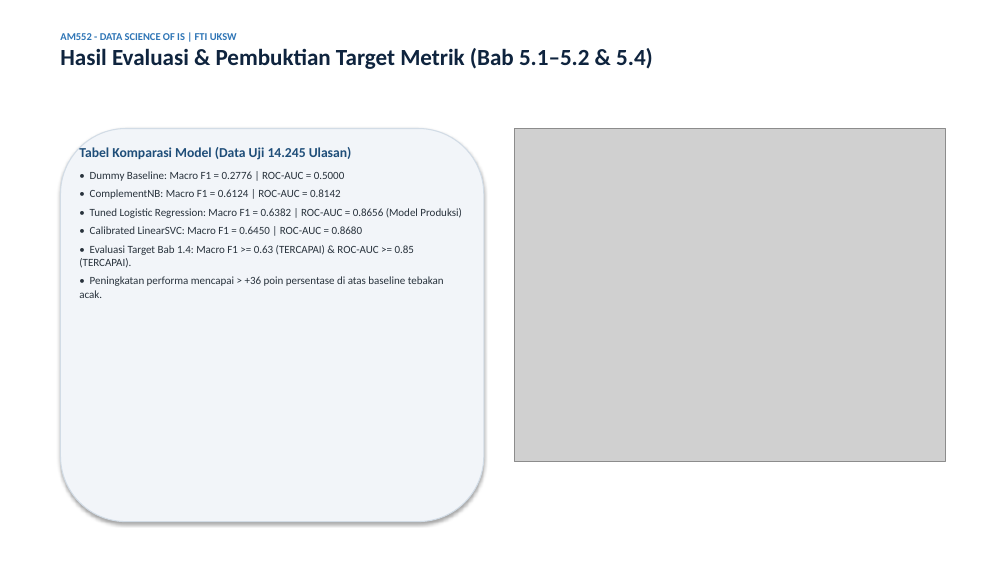
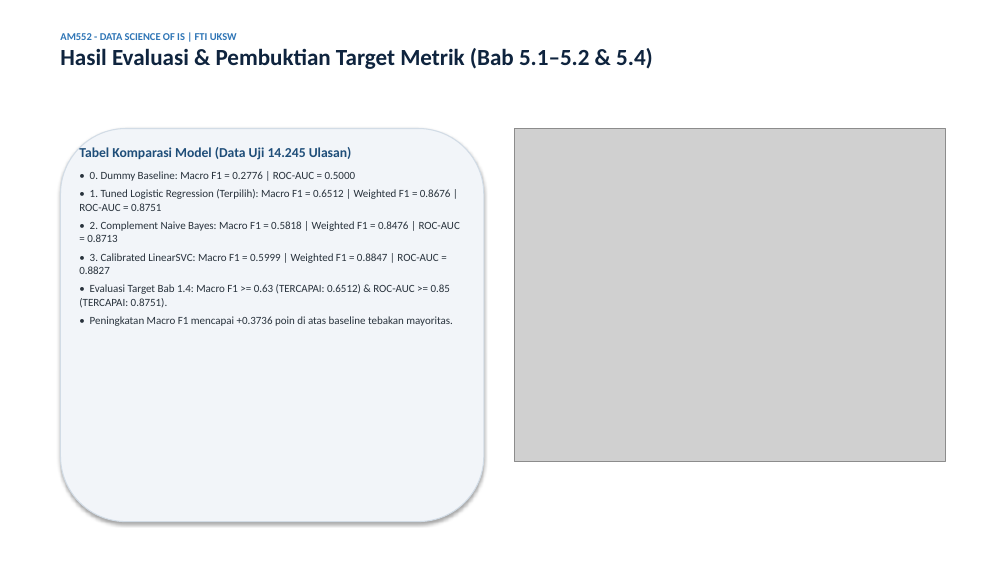
Before and after one commit to awillyam327/AM552B_GenAI_Indonesia, a slide deck: slide 8 of 06_deployment_reporting/682024046_KEL_DS_Presentasi.pptx. Drawn at 1008x567 pixels with LibreOffice and Linux fonts; fonts in the diff are those of the drawing; grey boxes stand for pictures. Boxes give left, top, right and bottom in pixels: in the first picture for what was removed or moved away, otherwise in the second. Text is boxed around its words. In the diff, an @@ line names an element or a change of style, - is before the commit and + after.

```diff
--- a/06_deployment_reporting/682024046_KEL_DS_Presentasi.pptx
+++ b/06_deployment_reporting/682024046_KEL_DS_Presentasi.pptx
@@ text at bbox=[79, 171, 460, 326]: text changed @@
-• Dummy Baseline: Macro F1 = 0.2776 | ROC-AUC = 0.5000
-• ComplementNB: Macro F1 = 0.6124 | ROC-AUC = 0.8142
-• Tuned Logistic Regression: Macro F1 = 0.6382 | ROC-AUC = 0.8656 (Model Produksi)
-• Calibrated LinearSVC: Macro F1 = 0.6450 | ROC-AUC = 0.8680
-• Evaluasi Target Bab 1.4: Macro F1 >= 0.63 (TERCAPAI) & ROC-AUC >= 0.85 (TERCAPAI).
-• Peningkatan performa mencapai > +36 poin persentase di atas baseline tebakan acak.
+• 0. Dummy Baseline: Macro F1 = 0.2776 | ROC-AUC = 0.5000
+• 1. Tuned Logistic Regression (Terpilih): Macro F1 = 0.6512 | Weighted F1 = 0.8676 | ROC-AUC = 0.8751
+• 2. Complement Naive Bayes: Macro F1 = 0.5818 | Weighted F1 = 0.8476 | ROC-AUC = 0.8713
+• 3. Calibrated LinearSVC: Macro F1 = 0.5999 | Weighted F1 = 0.8847 | ROC-AUC = 0.8827
+• Evaluasi Target Bab 1.4: Macro F1 >= 0.63 (TERCAPAI: 0.6512) & ROC-AUC >= 0.85 (TERCAPAI: 0.8751).
+• Peningkatan Macro F1 mencapai +0.3736 poin di atas baseline tebakan mayoritas.
```
Also in this commit, not shown: 3 other slides changed, 34 other files.
